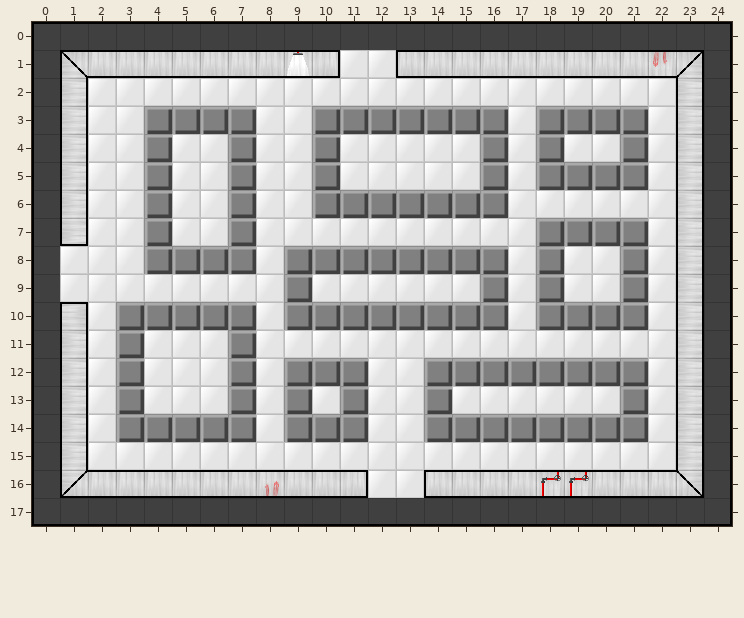
Two states of a Tiled map, src/level/max_level7.tmx. The picture above is the old version.
Cells are 32x32 px. Shown: x 0..24, y 0..17.
The result:
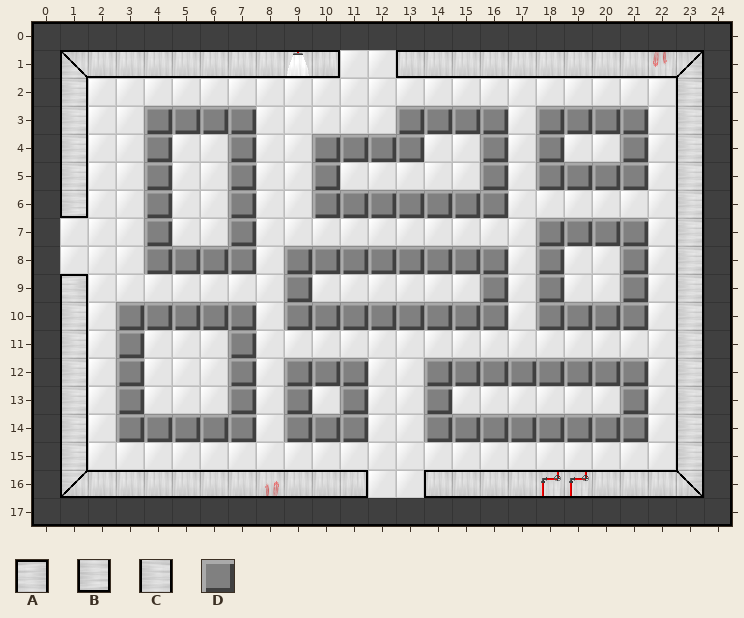
Key: from "tile": A 4, B 5, C 8, D 18.
_ is an empty cell.
Edits made:
Layer "Tile Layer 1":
The edit adds tile A in row 9 at x 1.
Tile C gives way to tile B in row 6 at x 1.
Tile A gives way to tile C in row 10 at x 1.
The edit adds tile D in row 4 at x 11 to 13.
The author cleared tile B in row 7 at x 1.
The author cleared tile D in row 3 at x 10 to 12.
Changed places in both pictures, as pixel boxes (x1, y1, x2, y2):
changed: (312, 106, 424, 162)
changed: (60, 190, 88, 246)
changed: (60, 274, 88, 325)
